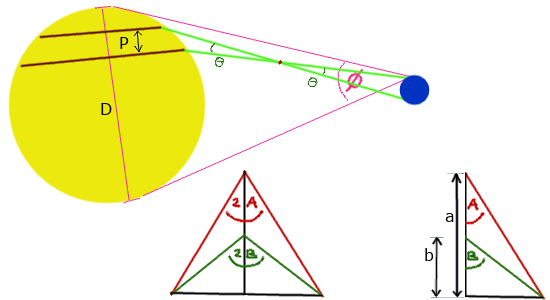
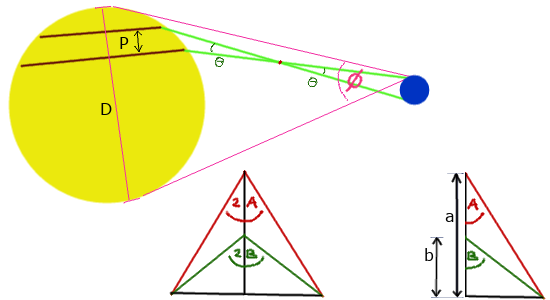
Layer changes from the first 550×300 image to the second:
moved "parallax" above "D" over [104, 30, 411, 93]
